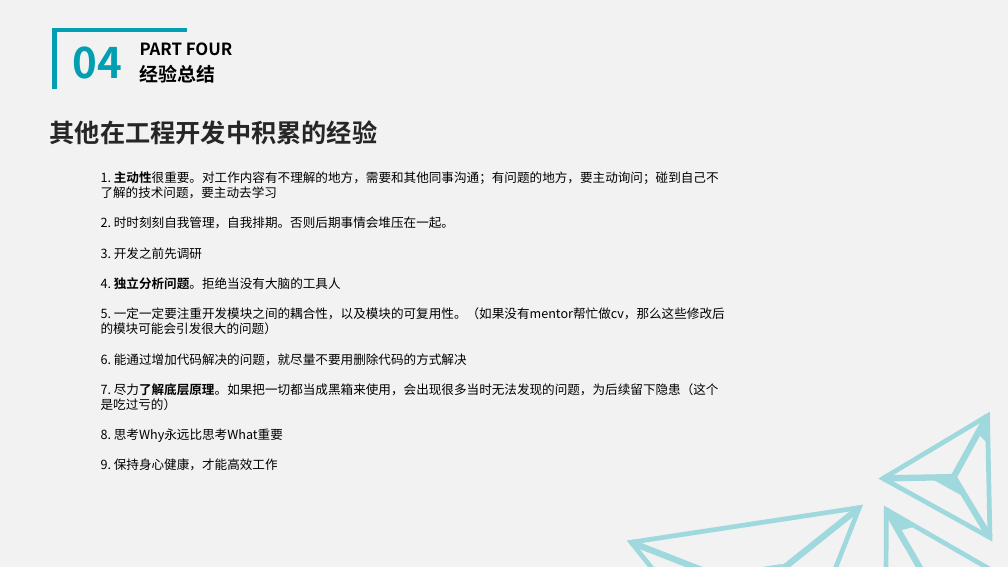
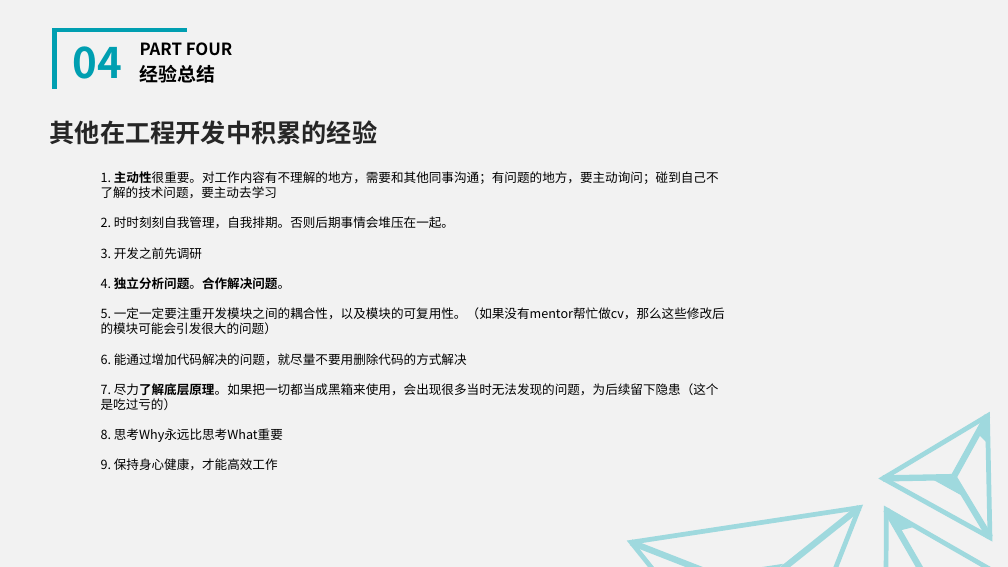
Before and after one commit to Siyuexi/InternNote, a slide deck: slide 21 of Tencent/Gestaltxu实习生答辩.pptx (slide 17 before the commit). Drawn at 1008x567 pixels with LibreOffice and Linux fonts; fonts in the diff are those of the drawing. Boxes give left, top, right and bottom in pixels: in the first picture for what was removed or moved away, otherwise in the second. Text is boxed around its words. In the diff, an @@ line names an element or a change of style, - is before the commit and + after.

```diff
--- a/Tencent/Gestaltxu实习生答辩.pptx
+++ b/Tencent/Gestaltxu实习生答辩.pptx
@@ text at bbox=[101, 277, 290, 289]: text changed; bold on @@
-4. 独立分析问题。拒绝当没有大脑的工具人
+4. 独立分析问题。合作解决问题。
```
Also in this commit, not shown: 6 other slides changed, 4 slides added, 8 other files.
